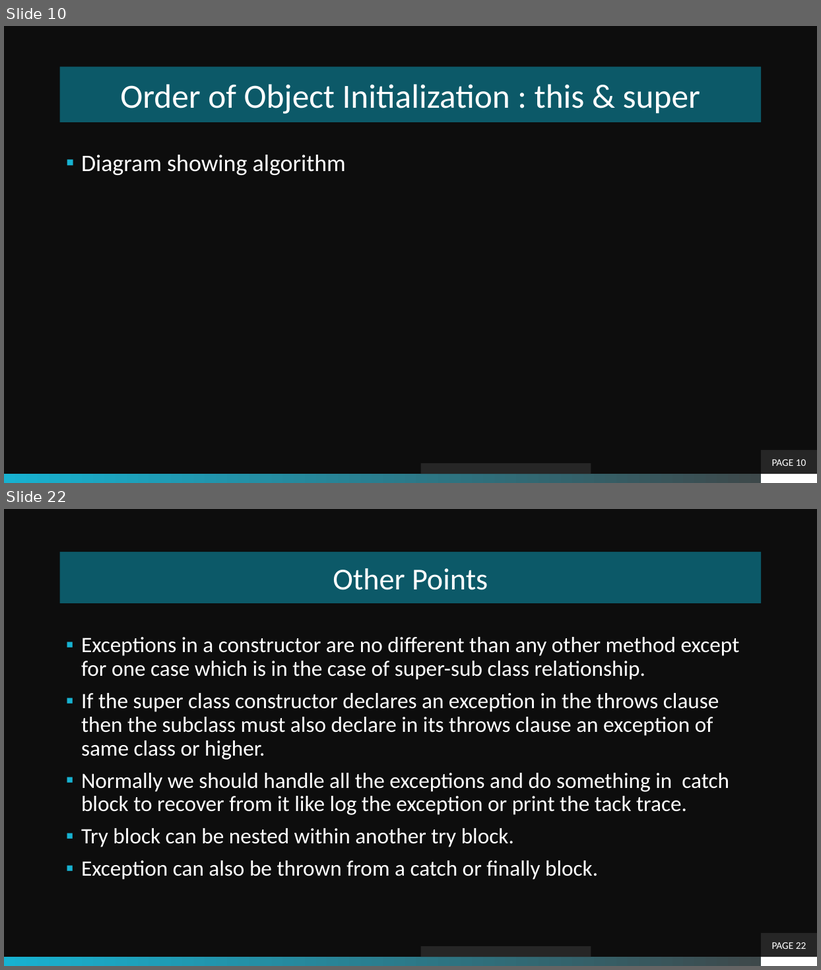
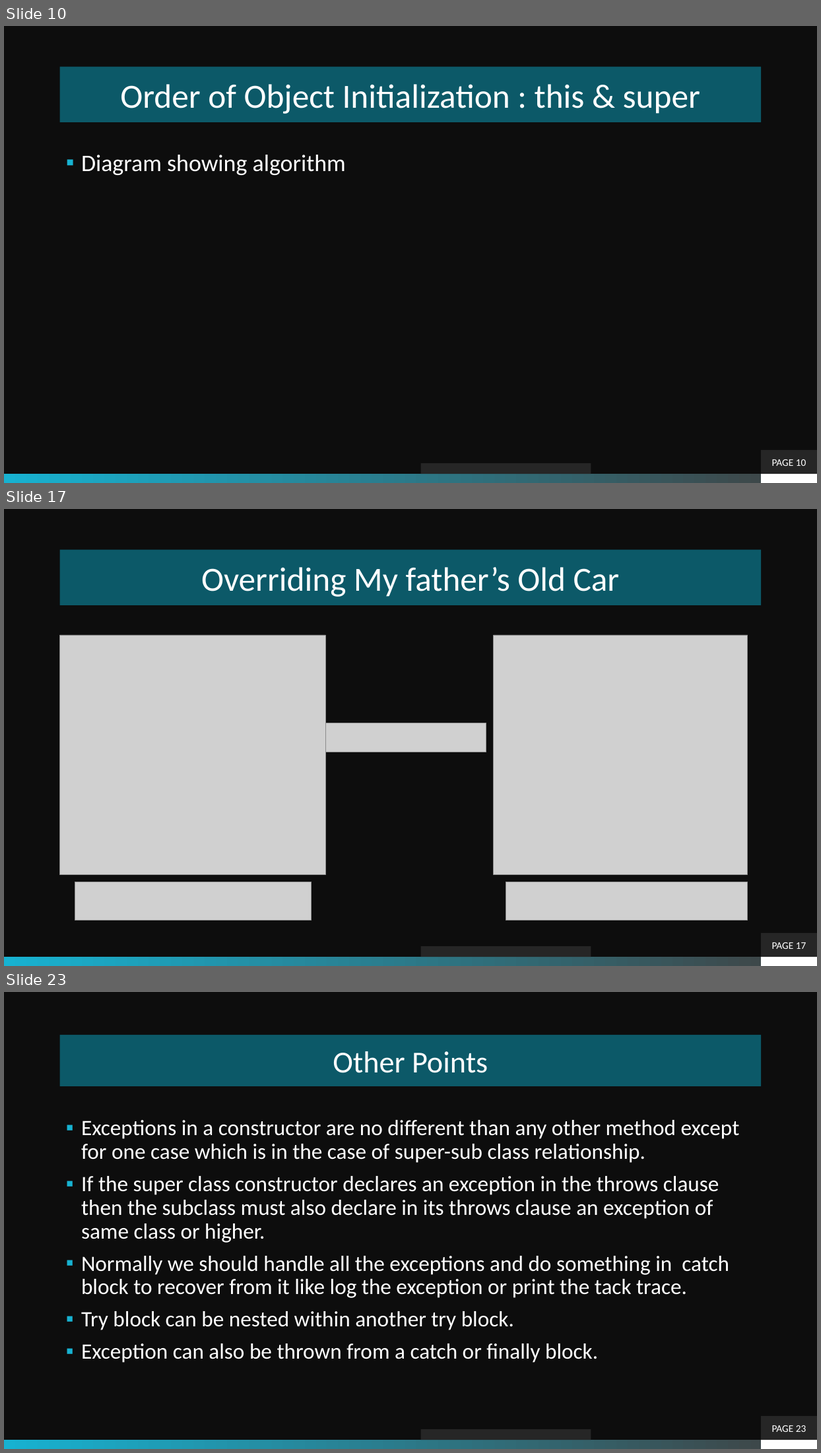
Before and after one commit to theLeonidas/Courses, a slide deck: courseMaterial/Inheritance/Inheritance.pptx. Shown one above the other, each under a label of ours: slides 10 and 22 before the commit, slides 10, 17 and 23 after it; the slides between them are not shown. The pictures are 821x970 and 821x1453 pixels, drawn with LibreOffice and Linux fonts; fonts in the diff are those of the drawing; grey boxes stand for pictures; background and template pictures are left out. Boxes give left, top, right and bottom in pixels: in the first picture for what was removed or moved away, otherwise in the second. Text is boxed around its words. In the diff, an @@ line names an element or a change of style, - is before the commit and + after.

```diff
--- a/courseMaterial/Inheritance/Inheritance.pptx
+++ b/courseMaterial/Inheritance/Inheritance.pptx
@@ slide 17 added at (4, 509, 817, 966), background picture (left out); not listed: 2 template elements that a slide beside it also shows @@
@@ title added at (60, 550, 762, 605), fill #0C5968, 40 pt, text #FFFFFF @@
+Overriding My father’s Old Car
@@ picture added at (60, 635, 326, 875) @@
@@ picture added at (494, 635, 748, 875) @@
@@ picture added at (325, 723, 486, 753) @@
@@ picture added at (75, 883, 312, 921) @@
@@ picture added at (506, 883, 748, 921) @@
@@ page number added at (762, 933, 817, 957), fill #262626, 12 pt, text #FFFFFF @@
+PAGE 17
@@ rectangle added at (420, 947, 591, 957), fill #262626 @@
@@ what was slide 22 is now slide 23 @@
@@ page number at (772, 1426, 807, 1432): text changed @@
-PAGE 22
+PAGE 23
```
Also in this commit, not shown: 6 slides changed, 5 other slides added, 6 slides removed, 19 other files.
